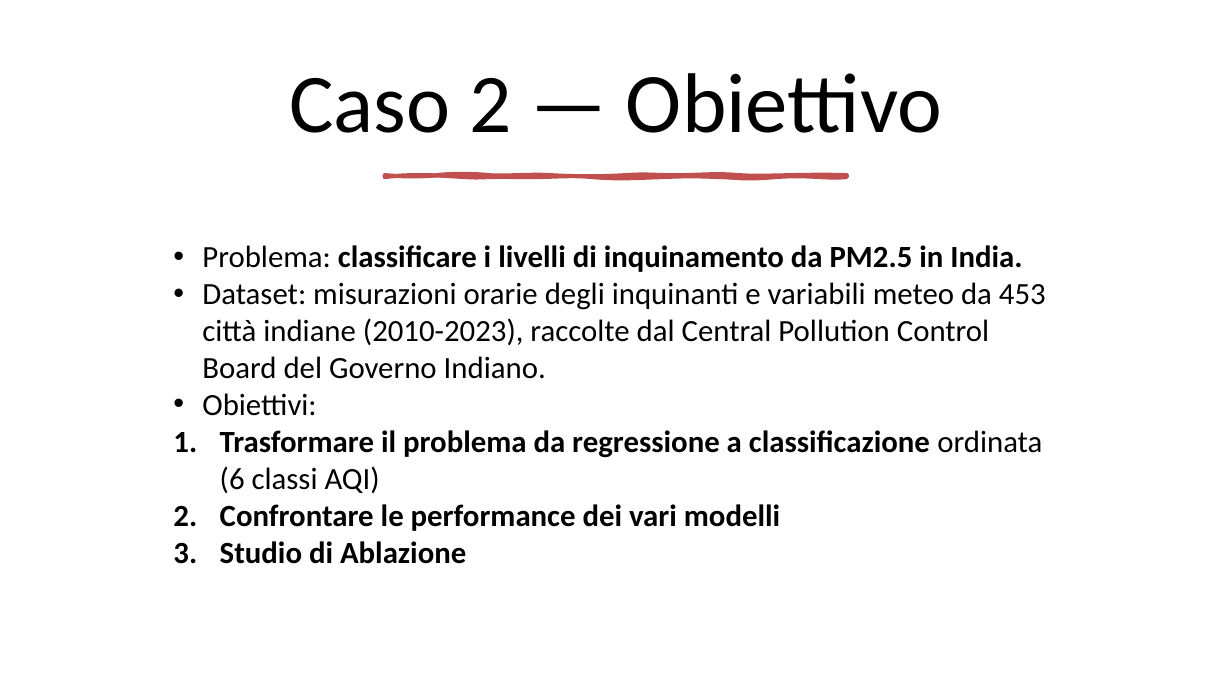
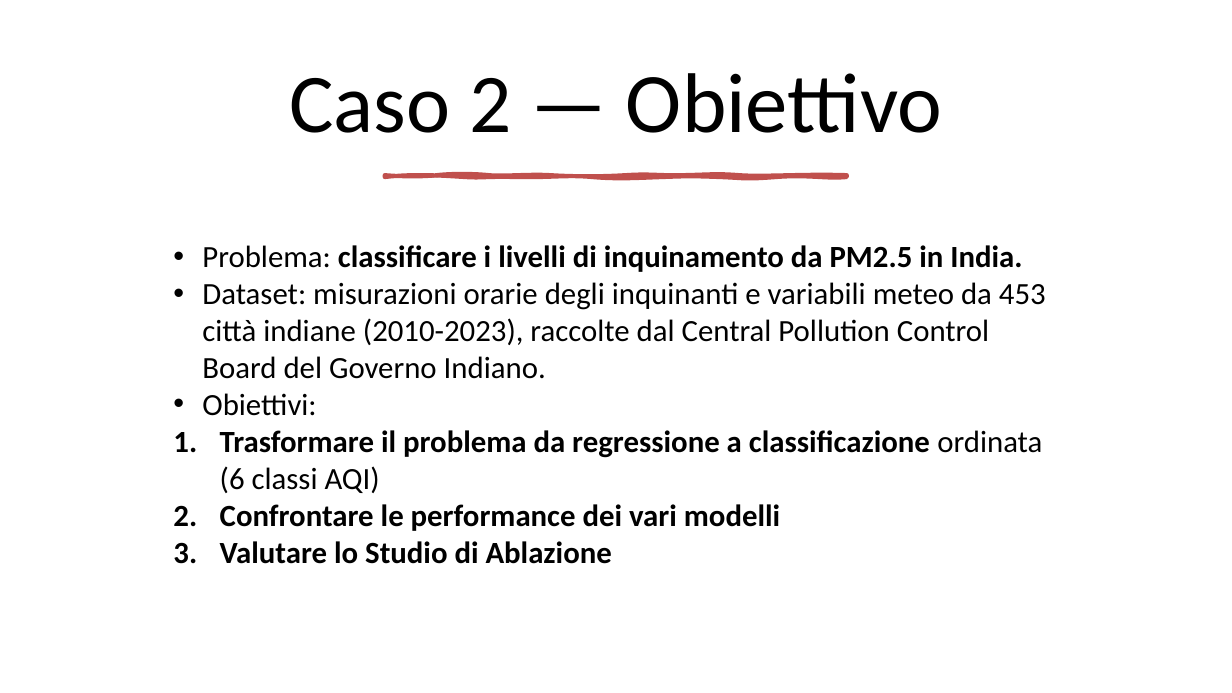
Before and after one commit to mtomas03/Thesis_Paper, a slide deck: slide 14 of Presentation.pptx. Drawn at 1232x693 pixels with LibreOffice and Linux fonts; fonts in the diff are those of the drawing. Boxes give left, top, right and bottom in pixels: in the first picture for what was removed or moved away, otherwise in the second. Text is boxed around its words. In the diff, an @@ line names an element or a change of style, - is before the commit and + after.

```diff
--- a/Presentation.pptx
+++ b/Presentation.pptx
@@ text at <box>220,541,612,564</box>: text changed @@
-3. Studio di Ablazione
+3. Valutare lo Studio di Ablazione
```
Also in this commit, not shown: 3 other slides changed, 1 other file.
